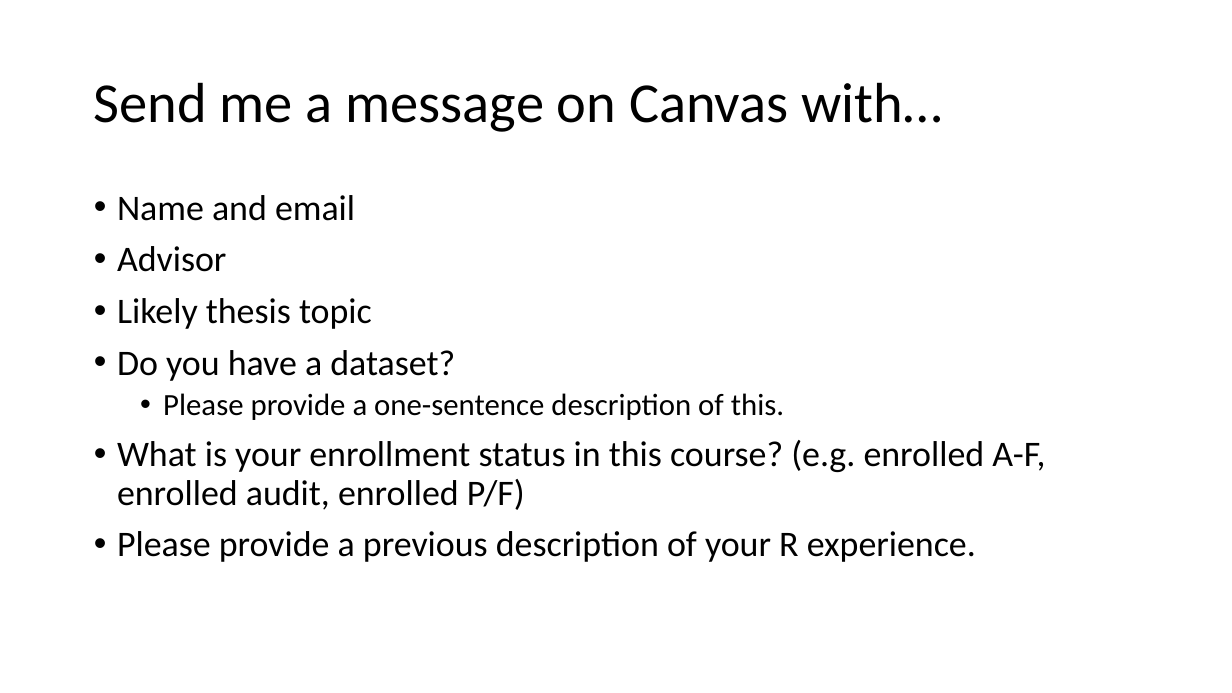
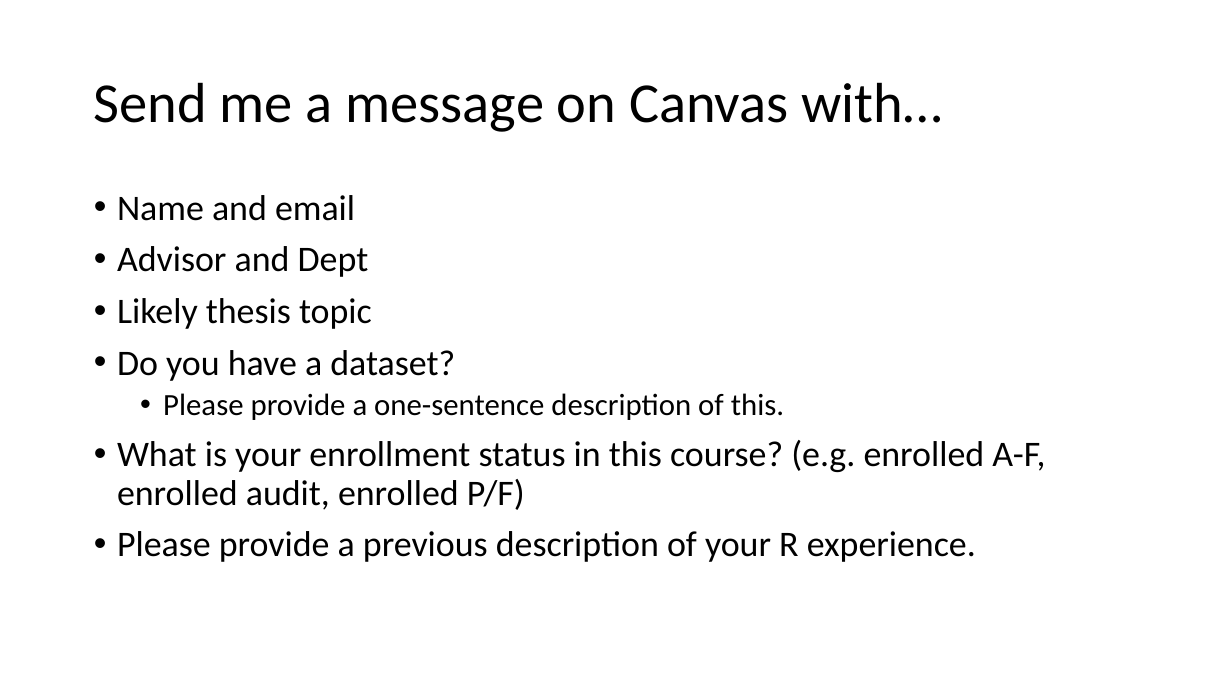
Before and after one commit to VTQuantMethodsEEB/klangwig, a slide deck: slide 3 of lectures/week_1_intro_to_R/le1_intro_to_R.pptx. Drawn at 1232x693 pixels with LibreOffice and Linux fonts; fonts in the diff are those of the drawing. Boxes give left, top, right and bottom in pixels: in the first picture for what was removed or moved away, otherwise in the second. Text is boxed around its words. In the diff, an @@ line names an element or a change of style, - is before the commit and + after.

```diff
--- a/lectures/week_1_intro_to_R/le1_intro_to_R.pptx
+++ b/lectures/week_1_intro_to_R/le1_intro_to_R.pptx
@@ text at [117,246,369,277]: text changed @@
-• Advisor
+• Advisor and Dept
```
Also in this commit, not shown: 5 other files.
